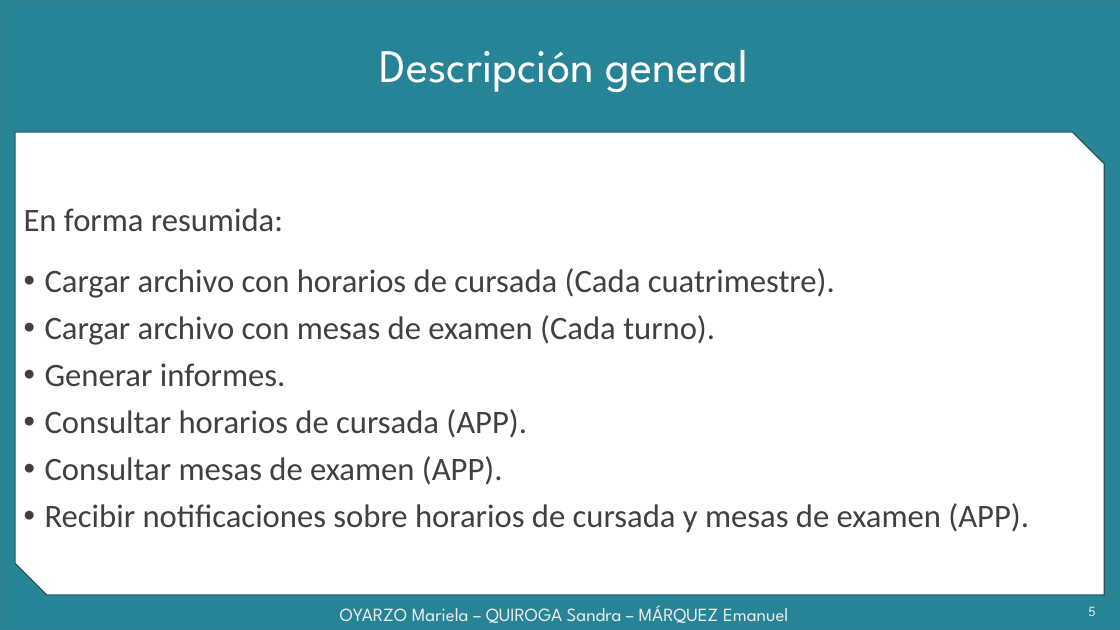
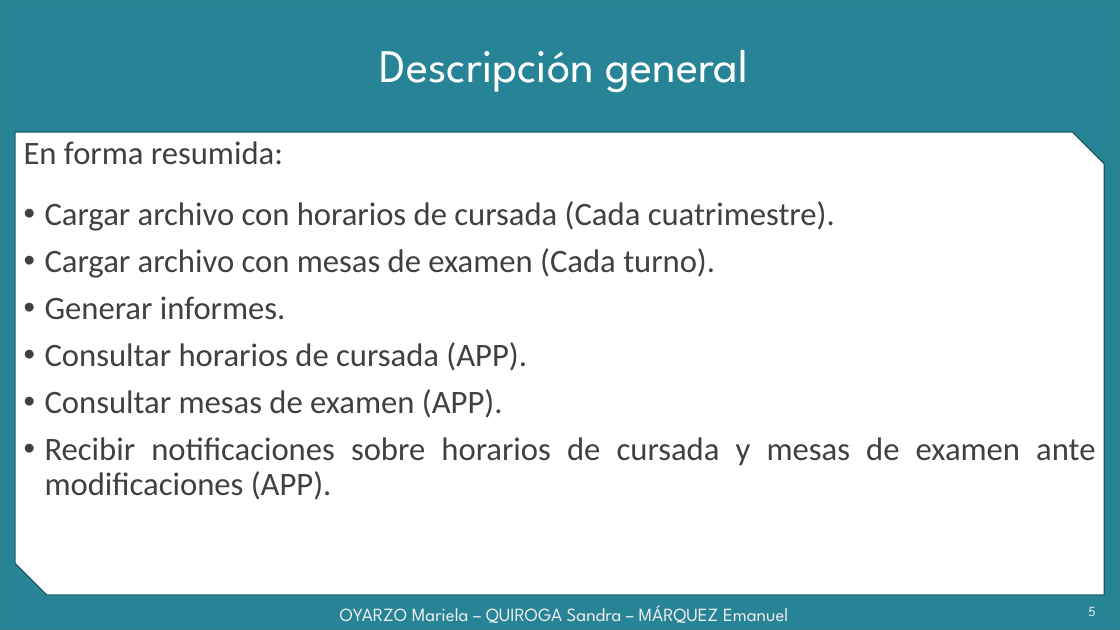
Before and after one commit to grupoyenu/yenu, a slide deck: slide 5 of 08. Presentaciones/Presentación 9 - 31.08.18.pptx. Drawn at 1120x630 pixels with LibreOffice and Linux fonts; fonts in the diff are those of the drawing; background and template pictures are left out. Boxes give left, top, right and bottom in pixels: in the first picture for what was removed or moved away, otherwise in the second. Text is boxed around its words. In the diff, an @@ line names an element or a change of style, - is before the commit and + after.

```diff
--- a/08. Presentaciones/Presentación 9 - 31.08.18.pptx
+++ b/08. Presentaciones/Presentación 9 - 31.08.18.pptx
@@ text at [45,437,1095,500]: text changed @@
-• Recibir notificaciones sobre horarios de cursada y mesas de examen (APP).
+• Recibir notificaciones sobre horarios de cursada y mesas de examen ante modificaciones (APP).
```
Also in this commit, not shown: 10 other slides changed, 2 slides added.
